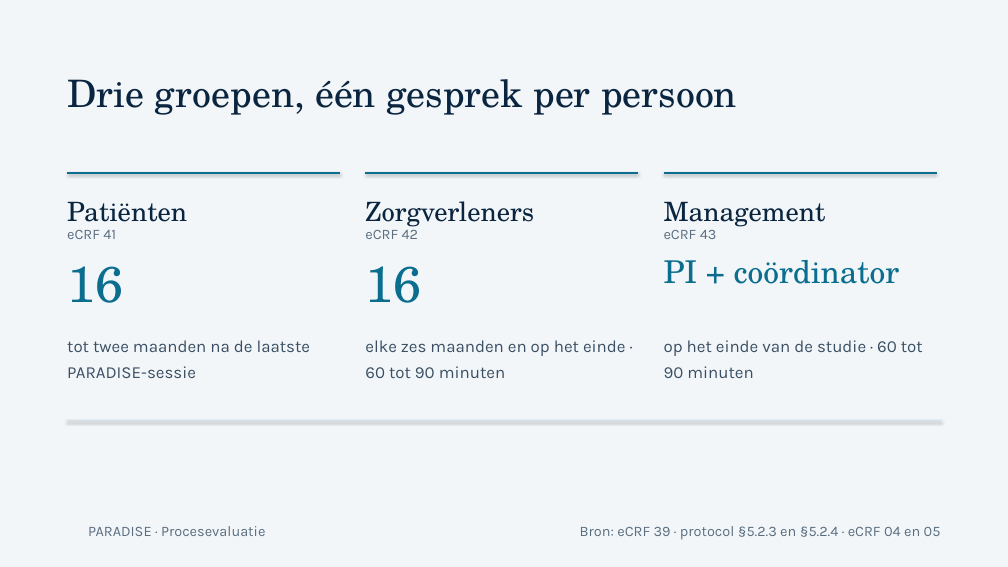
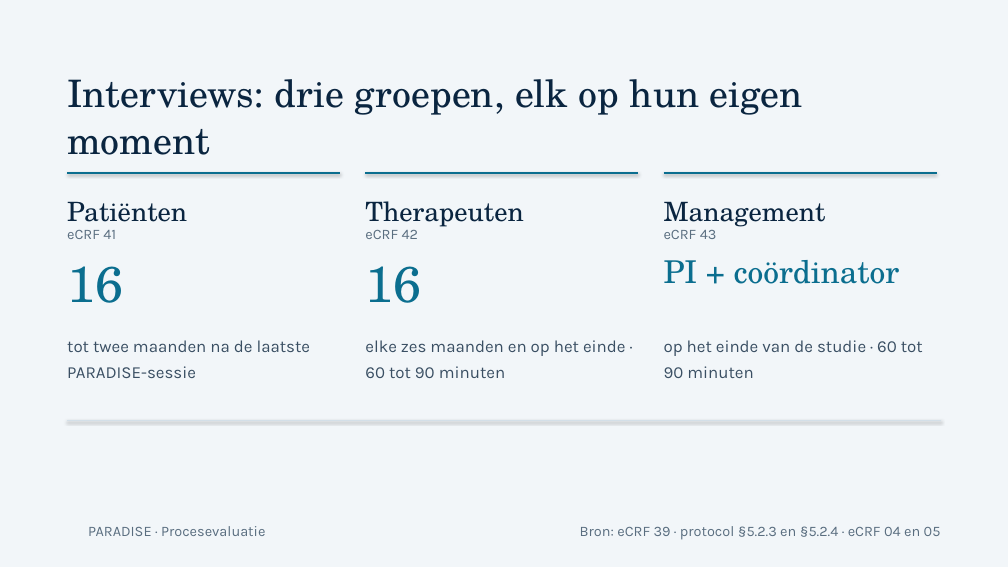
Before and after one commit to Dellfs/paradise-project, a slide deck: slide 6 of PARADISE_presentatie/PARADISE_procesevaluatie_gezondheidseconomie.pptx (slide 7 before the commit). Drawn at 1008x567 pixels with LibreOffice and Linux fonts; fonts in the diff are those of the drawing; background and template pictures are left out. Boxes give left, top, right and bottom in pixels: in the first picture for what was removed or moved away, otherwise in the second. Text is boxed around its words. In the diff, an @@ line names an element or a change of style, - is before the commit and + after.

```diff
--- a/PARADISE_presentatie/PARADISE_procesevaluatie_gezondheidseconomie.pptx
+++ b/PARADISE_presentatie/PARADISE_procesevaluatie_gezondheidseconomie.pptx
@@ text at box(67, 79, 803, 155): text changed @@
-Drie groepen, één gesprek per persoon
+Interviews: drie groepen, elk op hun eigen moment
@@ text at box(365, 201, 523, 227): text changed @@
-Zorgverleners
+Therapeuten
```
Also in this commit, not shown: 5 other slides changed, 25 other files.
